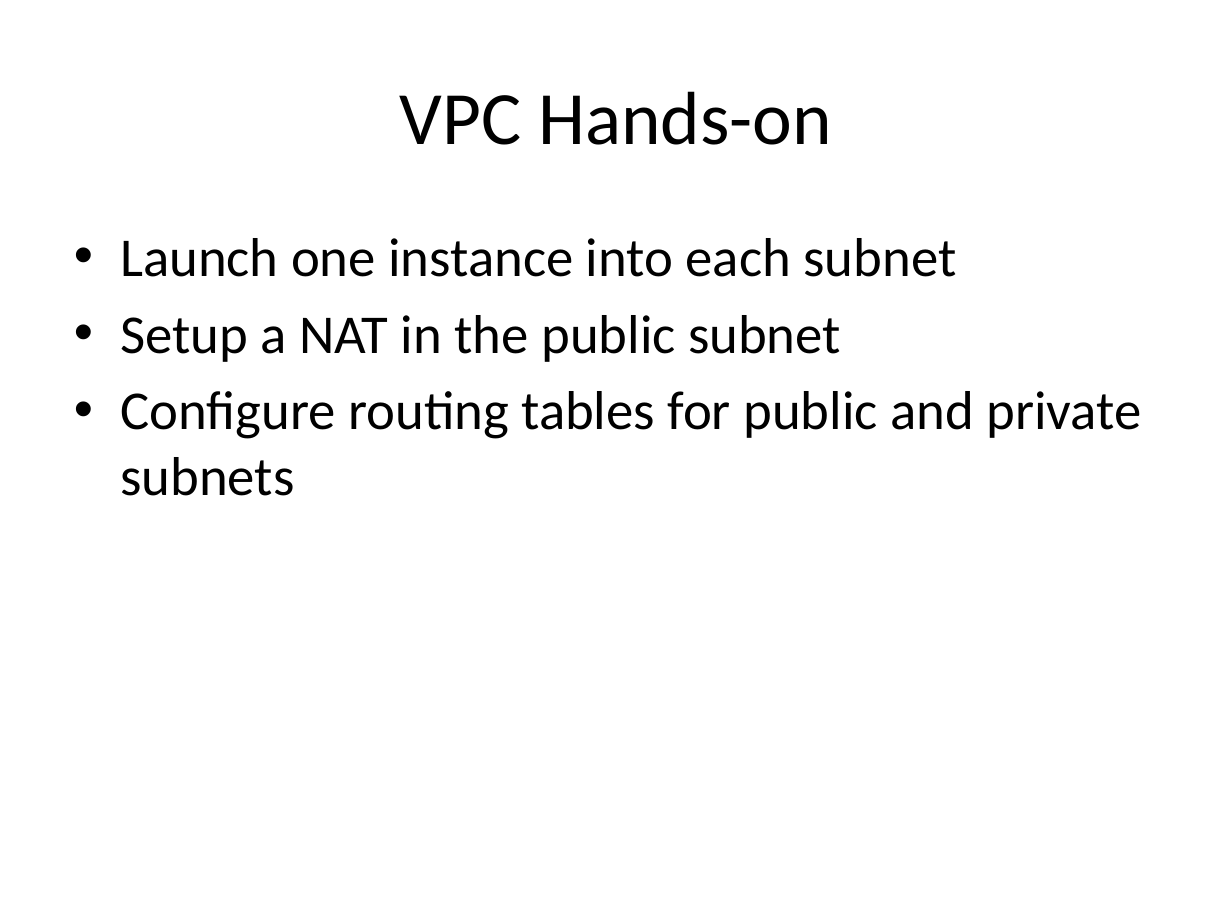
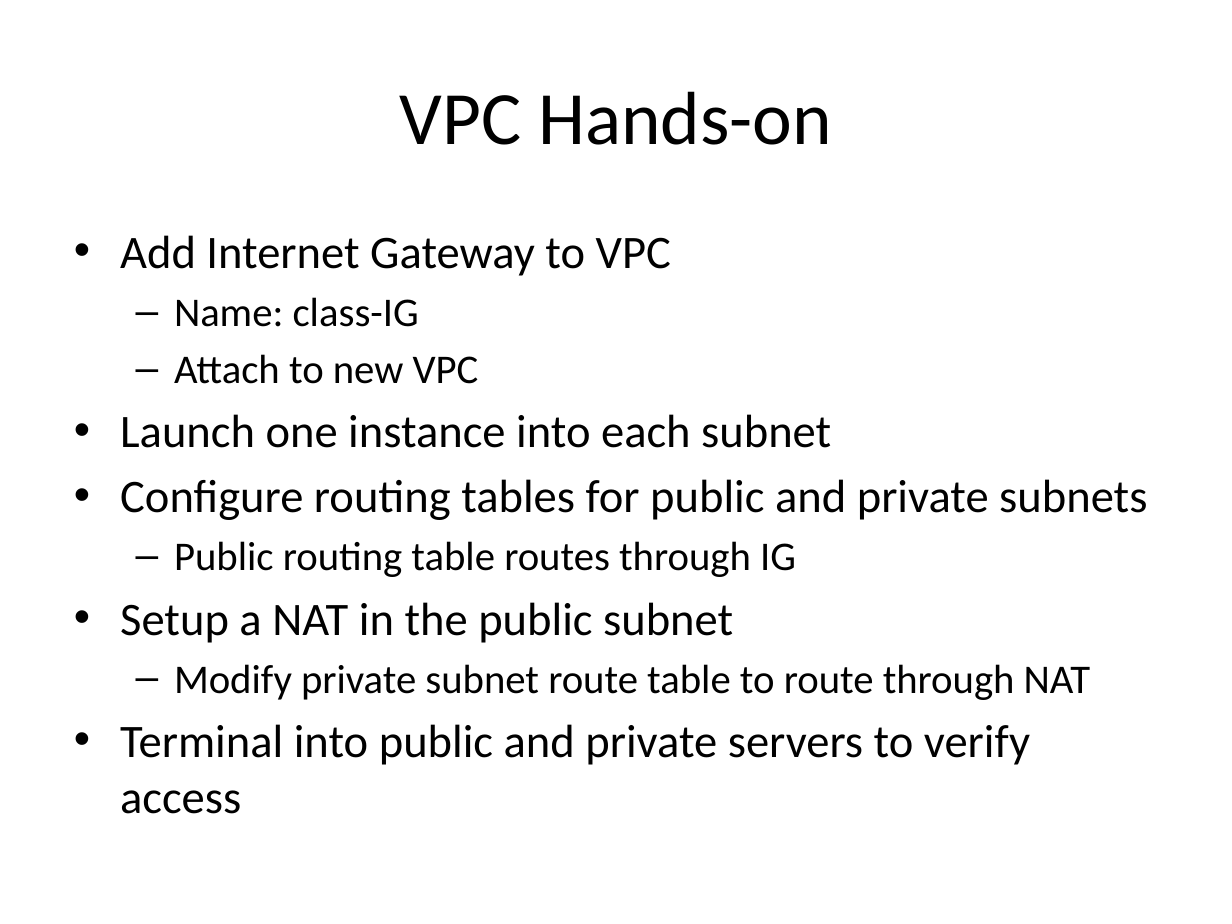
Before and after one commit to jasondbaker/infrastructure-class, a slide deck: slide 28 of infrastructure-week-5.pptx. Drawn at 1232x924 pixels with LibreOffice and Linux fonts; fonts in the diff are those of the drawing. Boxes give left, top, right and bottom in pixels: in the first picture for what was removed or moved away, otherwise in the second. Text is boxed around its words. In the diff, an @@ line names an element or a change of style, - is before the commit and + after.

Commit message:
finish lecture 5

```diff
--- a/infrastructure-week-5.pptx
+++ b/infrastructure-week-5.pptx
@@ text at (120,235,671,384): paragraphs added @@
+• Add Internet Gateway to VPC
+  – Name: class-IG
+  – Attach to new VPC
@@ text at (120,414,831,643): size 32 to 27.2 pt in "Launch one instance into each subnet", "Setup a NAT in the public subnet" @@
@@ text at (120,479,1147,577): paragraphs added @@
+• Configure routing tables for public and private subnets
+  – Public routing table routes through IG
@@ text at (120,664,1090,814): text changed; size 32 to 27.2 pt @@
-• Configure routing tables for public and private subnets
+  – Modify private subnet route table to route through NAT
+• Terminal into public and private servers to verify access
```
Also in this commit, not shown: 3 other slides changed, 8 slides added, 1 other file.
